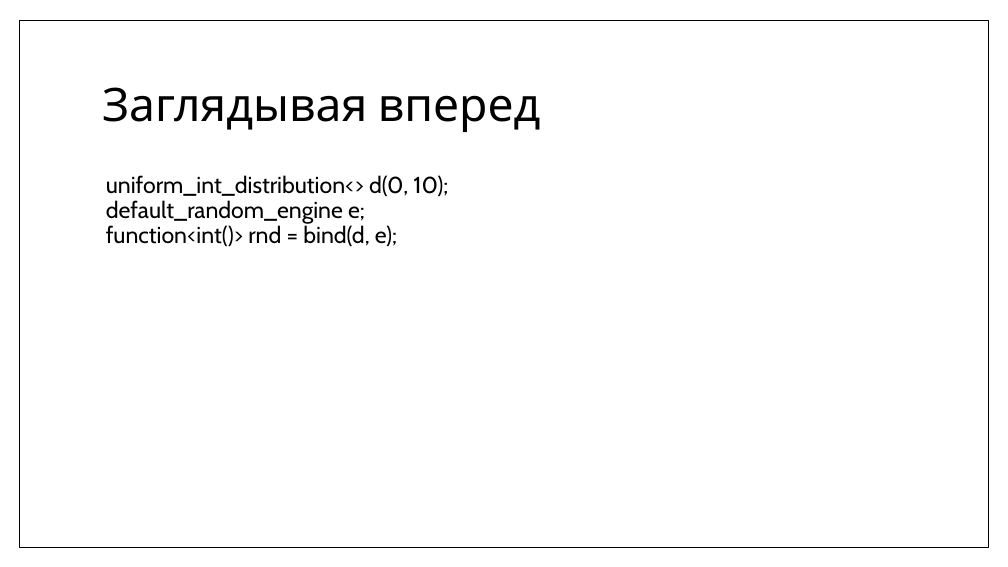
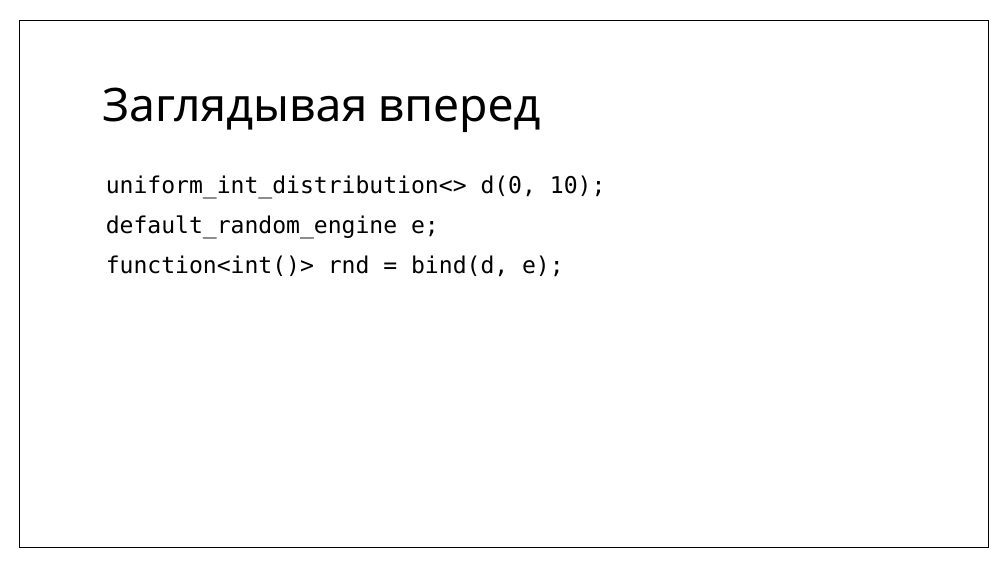
Before and after one commit to MIPT-ILab/cpp-lects-rus, a slide deck: slide 56 of slides/lec2-7-lambdas.pptx (slide 45 before the commit). Drawn at 1008x567 pixels with LibreOffice and Linux fonts; fonts in the diff are those of the drawing. Boxes give left, top, right and bottom in pixels: in the first picture for what was removed or moved away, otherwise in the second. Text is boxed around its words. In the diff, an @@ line names an element or a change of style, - is before the commit and + after.

```diff
--- a/slides/lec2-7-lambdas.pptx
+++ b/slides/lec2-7-lambdas.pptx
@@ text at (106,175,606,277): text changed; font Cabin to DejaVu Sans Mono @@
-uniform_int_distribution<> d(0, 10);
-default_random_engine e;
-function<int()> rnd = bind(d, e);
+uniform_int_distribution<> d(0, 10);
+default_random_engine e;
+function<int()> rnd = bind(d, e);
```
Also in this commit, not shown: 21 other slides changed, 11 slides added, 6 other files.
